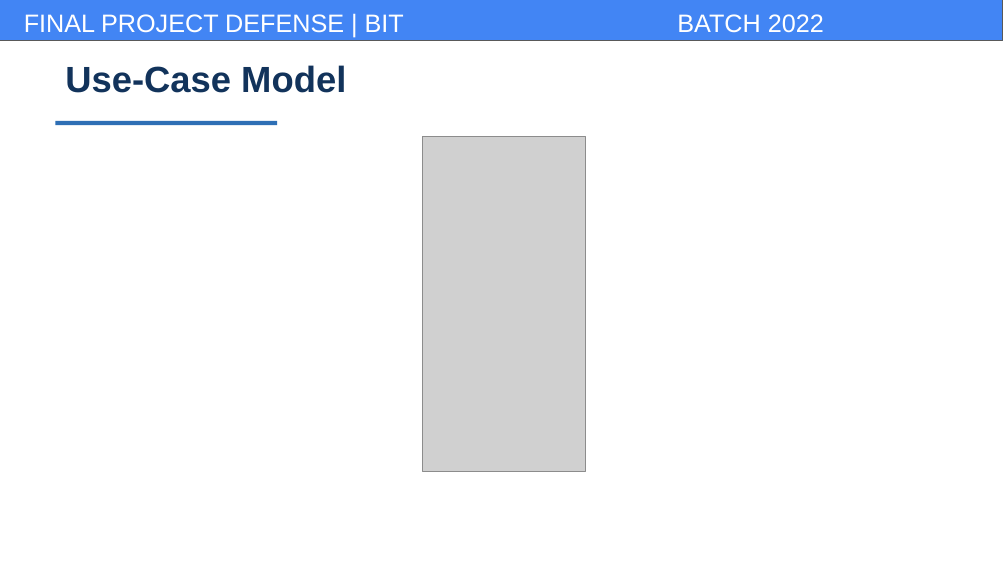
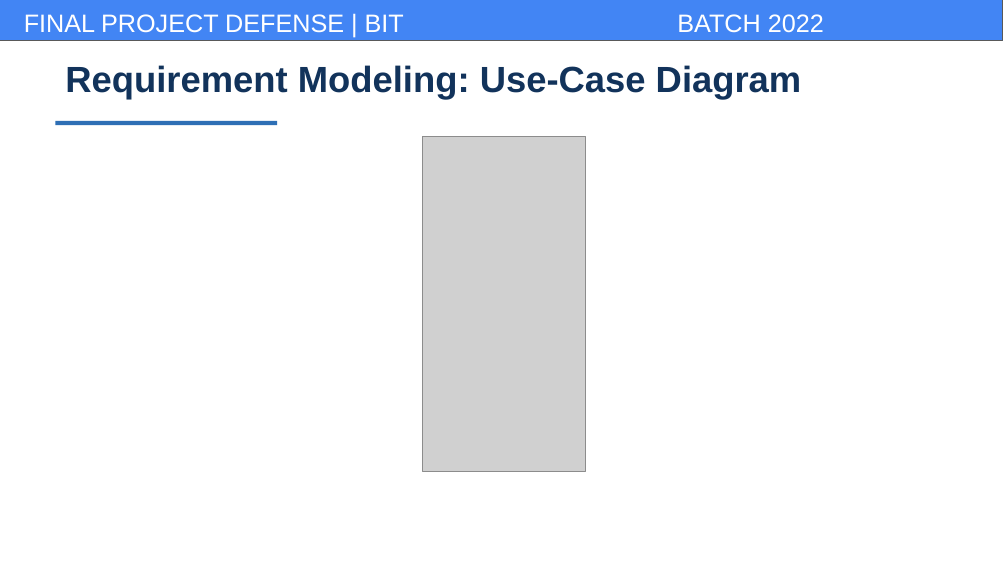
Before and after one commit to BhupendraMalla/CampuseEase, a slide deck: slide 7 of docs/report/campusease_presentation.pptx (slide 8 before the commit). Drawn at 1008x567 pixels with LibreOffice and Linux fonts; fonts in the diff are those of the drawing; grey boxes stand for pictures; background and template pictures are left out. Boxes give left, top, right and bottom in pixels: in the first picture for what was removed or moved away, otherwise in the second. Text is boxed around its words. In the diff, an @@ line names an element or a change of style, - is before the commit and + after.

```diff
--- a/docs/report/campusease_presentation.pptx
+++ b/docs/report/campusease_presentation.pptx
@@ text at bbox=[65, 65, 802, 100]: text changed @@
-Use-Case Model
+Requirement Modeling: Use-Case Diagram
```
Also in this commit, not shown: 9 other slides changed, 4 slides added, 5 slides removed, 2 other files.
